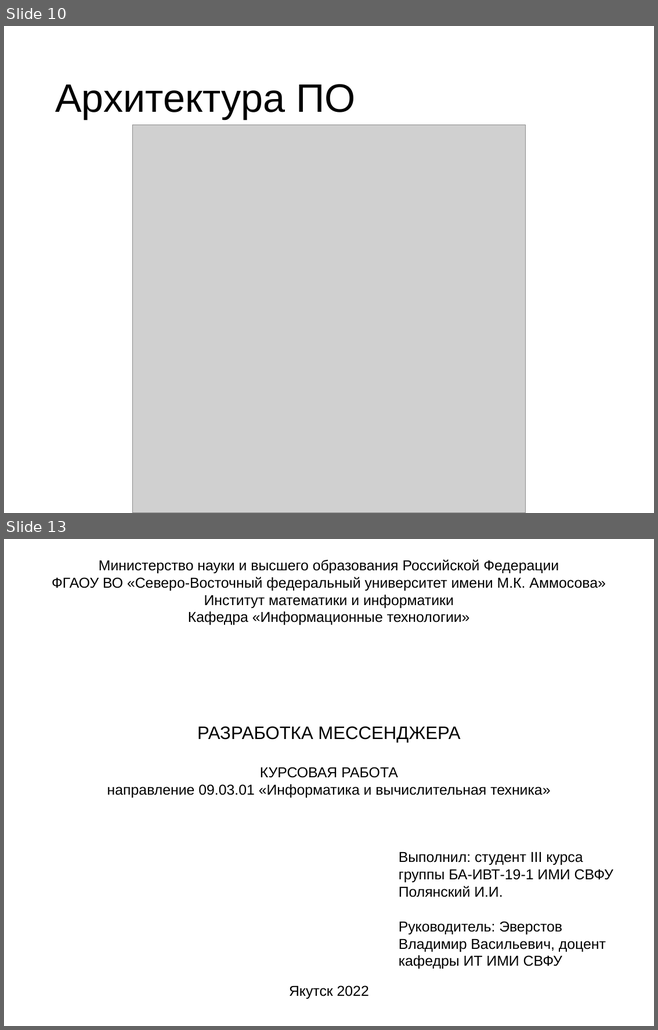
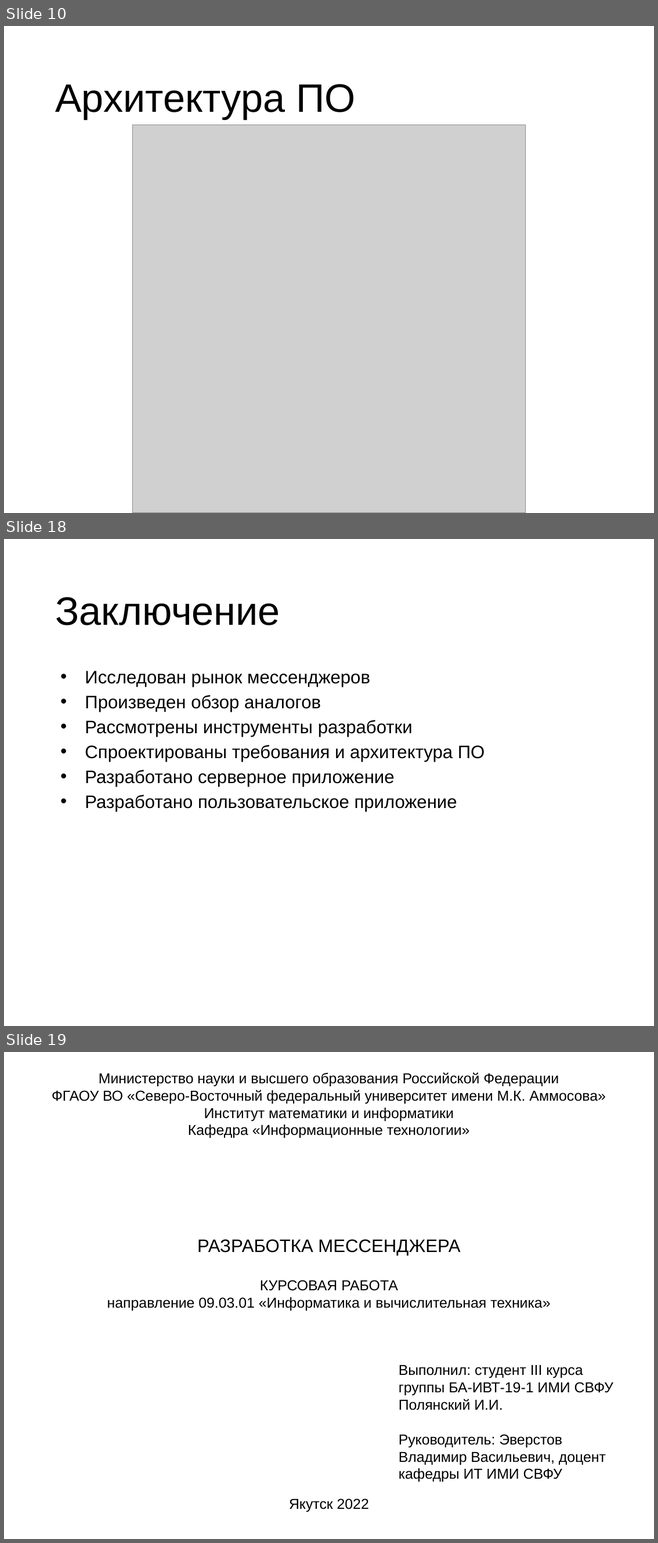
Before and after one commit to SadScream/coursework, a slide deck: Презентация Полянский.pptx. Shown one above the other, each under a label of ours: slides 10 and 13 before the commit, slides 10, 18 and 19 after it; the slides between them are not shown. The pictures are 658x1030 and 658x1543 pixels, drawn with LibreOffice and Linux fonts; fonts in the diff are those of the drawing; grey boxes stand for pictures. Boxes give left, top, right and bottom in pixels: in the first picture for what was removed or moved away, otherwise in the second. Text is boxed around its words. In the diff, an @@ line names an element or a change of style, - is before the commit and + after.

Commit message:
добавлен код в приложение, немного подредактированы файлы проекта

```diff
--- a/Презентация Полянский.pptx
+++ b/Презентация Полянский.pptx
@@ slide 18 added at bbox=[4, 539, 654, 1026], background #FFFFFF @@
@@ title added at bbox=[55, 597, 280, 625], 44 pt, text #000000 @@
+Заключение
@@ text added at bbox=[85, 671, 485, 812], 20 pt, text #000000 @@
+• Исследован рынок мессенджеров
+• Произведен обзор аналогов
+• Рассмотрены инструменты разработки
+• Спроектированы требования и архитектура ПО
+• Разработано серверное приложение
+• Разработано пользовательское приложение
@@ what was slide 13 is now slide 19 @@
```
Also in this commit, not shown: 1 slide changed, 6 other slides added, 1 slide removed, 34 other files.
